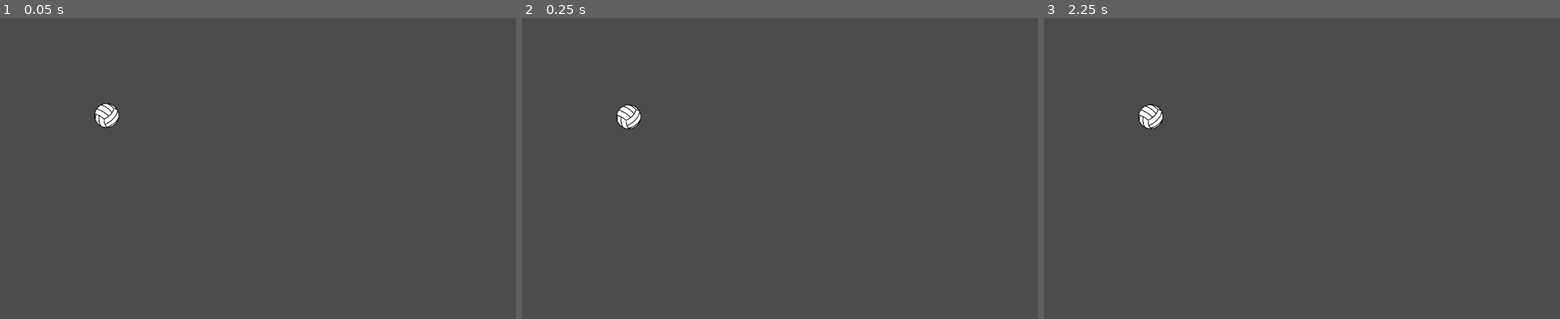
Above: before the commit, frames 1-3 (left to right).
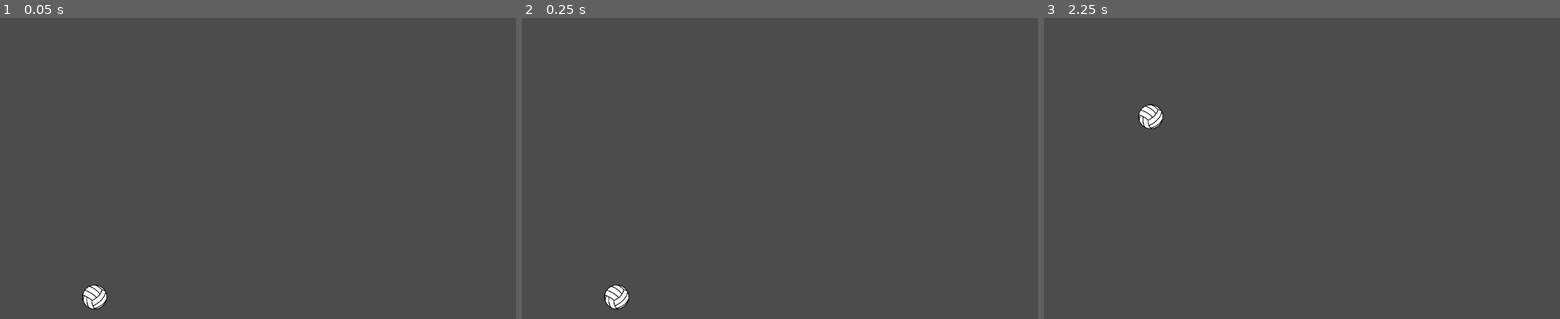
Above: after the commit, the same moments.

Repository: craigostrin/volleyball-practice
Game: Godot game, scene res://src/Game.tscn
The game is run twice, just before and just after one commit, with the same random seed, the same clock (stepped at 60 frames per second) and the same inputs. Before the commit the project starts from res://src/World.tscn.
Inputs:
- Up to frame 1 (0.05 s): no input
- Up to frame 2 (0.25 s): no input
- Up to frame 3 (2.25 s): tap Enter at 0.5 s; hold Space (pass) 0.53-1.28 s; hold Right (move_right) 0.53-2.03 s; tap Up (ui_up) at 0.77, 1.52 s; tap Ctrl (reset_platform) at 1.25 s; tap Space (pass) at 1.35 s; tap ` (reset_ball) at 2 s; hold Left (move_left) from 2.03 s (still down); hold Space (pass) from 2.03 s (still down)

The runs differ from the first frame. In frame 1, 0.6% of the frame differs, in the area x 15-24%, y 28-97%; in frame 2, 0.6%; in frame 3, nothing differs.

Commit message:
wip floor detector
need to add code to the Area2D

Diff:
--- a/project.godot
+++ b/project.godot
@@ -11,7 +11,7 @@
 [application]
 
 config/name="Volleyball Practice"
-run/main_scene="res://src/World.tscn"
+run/main_scene="res://src/Game.tscn"
 config/icon="res://icon.png"
 
 [input]
--- a/src/World.gd
+++ b/src/Game.gd
@@ -3,15 +3,15 @@
 const ball_scene := preload("res://src/RigidBall.tscn")
 
 onready var ball: RigidBody2D = $RigidBall
-onready var ball_release_block: StaticBody2D = $BallRelease
-onready var ball_release_timer: Timer = $BallRelease/Timer
+onready var ball_release_block: StaticBody2D = $BallSpawn/BallRelease
+onready var ball_release_timer: Timer = $BallSpawn/BallRelease/Timer
 
 
 func _unhandled_input(event: InputEvent) -> void:
 	if event.is_action_pressed("reset_ball"):
 		ball.queue_free()
 		ball = ball_scene.instance()
-		ball.position = $BallSpawnPosition.position
+		ball.position = $BallSpawn.position
 		add_child(ball)
 
 
@@ -20,4 +20,5 @@
 
 
 func _on_BallRelease_timeout() -> void:
-	$BallRelease/CollisionShape2D.disabled = true
+	$BallSpawn/BallRelease/CollisionShape2D.disabled = true
+	print("TIME")
--- a/src/World.tscn
+++ b/src/Game.tscn
@@ -2,28 +2,44 @@
 
 [ext_resource path="res://src/RigidBall.tscn" type="PackedScene" id=1]
 [ext_resource path="res://src/Player.tscn" type="PackedScene" id=2]
-[ext_resource path="res://src/World.gd" type="Script" id=3]
+[ext_resource path="res://src/Game.gd" type="Script" id=3]
+
+[sub_resource type="RectangleShape2D" id=2]
+extents = Vector2( 40, 10 )
 
 [sub_resource type="RectangleShape2D" id=1]
 extents = Vector2( 595, 10 )
 
-[sub_resource type="RectangleShape2D" id=2]
-extents = Vector2( 40, 10 )
-
-[node name="World" type="Node2D"]
+[node name="Game" type="Node2D"]
 script = ExtResource( 3 )
 
-[node name="BallSpawnPosition" type="Position2D" parent="."]
+[node name="BallSpawn" type="Position2D" parent="."]
 position = Vector2( 211.679, 193.84 )
 
+[node name="BallRelease" type="StaticBody2D" parent="BallSpawn"]
+position = Vector2( 0, 38.055 )
+collision_layer = 4
+collision_mask = 2
+
+[node name="CollisionShape2D" type="CollisionShape2D" parent="BallSpawn/BallRelease"]
+shape = SubResource( 2 )
+
+[node name="Timer" type="Timer" parent="BallSpawn/BallRelease"]
+wait_time = 3.0
+one_shot = true
+autostart = true
+
 [node name="RigidBall" parent="." instance=ExtResource( 1 )]
-position = Vector2( 211.679, 193.84 )
+position = Vector2( 187.741, 555.437 )
 mass = 20.0
+continuous_cd = 2
+contacts_reported = 2
+contact_monitor = true
 
 [node name="Floor" type="StaticBody2D" parent="."]
 position = Vector2( 488, 591 )
 collision_layer = 4
-collision_mask = 3
+collision_mask = 2
 
 [node name="CollisionShape2D" type="CollisionShape2D" parent="Floor"]
 shape = SubResource( 1 )
@@ -48,16 +64,3 @@
 
 [node name="Player" parent="." instance=ExtResource( 2 )]
 position = Vector2( 324.826, 407.573 )
-
-[node name="BallRelease" type="StaticBody2D" parent="."]
-position = Vector2( 211.679, 231.895 )
-collision_layer = 4
-collision_mask = 2
-
-[node name="CollisionShape2D" type="CollisionShape2D" parent="BallRelease"]
-shape = SubResource( 2 )
-
-[node name="Timer" type="Timer" parent="BallRelease"]
-wait_time = 3.0
-one_shot = true
-autostart = true
--- a/src/RigidBall.gd
+++ b/src/RigidBall.gd
@@ -1,4 +1,7 @@
 extends RigidBody2D
+
+var is_on_floor := false
+var floortestind := 0
 
 onready var vis_notifier: VisibilityNotifier2D = $VisibilityNotifier2D
 onready var offscreen_indicator: Node2D = $OffscreenIndicator
@@ -8,6 +11,9 @@
 	vis_notifier.connect("screen_entered", self, "screen_entered_exited", [true])
 	vis_notifier.connect("screen_exited", self, "screen_entered_exited", [false])
 	offscreen_indicator.hide()
+
+	connect("body_entered", self, "_on_RigidBall_body_entered")
+	connect("body_exited", self, "_on_RigidBall_body_exited")
 
 
 func _physics_process(delta: float) -> void:
@@ -22,3 +28,16 @@
 
 func screen_entered_exited(has_entered: bool) -> void:
 	offscreen_indicator.visible = !has_entered
+
+
+func _on_RigidBall_body_entered(body: Node) -> void:
+	if body.name == "Floor" and not is_on_floor:
+		prints("ay i'm on da floor ", floortestind)
+		is_on_floor = true
+		floortestind += 1
+
+
+func _on_RigidBall_body_exited(body: Node) -> void:
+	if body.name == "Floor":
+		is_on_floor = false
+		prints("ay no mo flo", floortestind)
--- a/src/RigidBall.tscn
+++ b/src/RigidBall.tscn
@@ -10,12 +10,18 @@
 [sub_resource type="CircleShape2D" id=2]
 radius = 25.0
 
+[sub_resource type="CircleShape2D" id=3]
+radius = 30.0
+
 [node name="RigidBall" type="RigidBody2D"]
 collision_layer = 2
 collision_mask = 5
 mass = 30.0
 physics_material_override = SubResource( 1 )
 gravity_scale = 10.0
+continuous_cd = 2
+contacts_reported = 2
+contact_monitor = true
 script = ExtResource( 2 )
 
 [node name="VisibilityNotifier2D" type="VisibilityNotifier2D" parent="."]
@@ -41,3 +47,12 @@
 
 [node name="CollisionShape2D" type="CollisionShape2D" parent="."]
 shape = SubResource( 2 )
+
+[node name="FloorDetector" type="Area2D" parent="."]
+
+[node name="CollisionShape2D" type="CollisionShape2D" parent="FloorDetector"]
+shape = SubResource( 3 )
+
+[node name="FloorTimer" type="Timer" parent="FloorDetector"]
+wait_time = 3.0
+one_shot = true
Not shown: 1 places in src/RigidBall.tscn that only renumber resources
